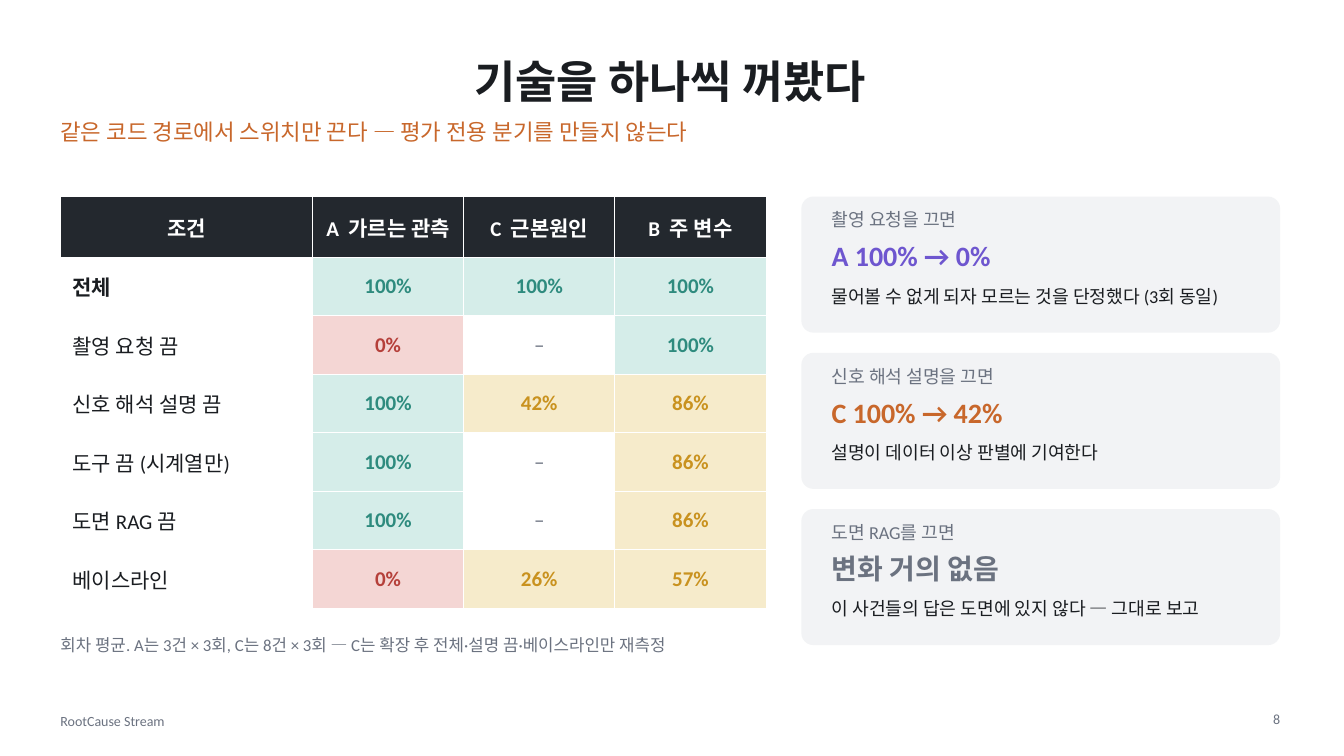
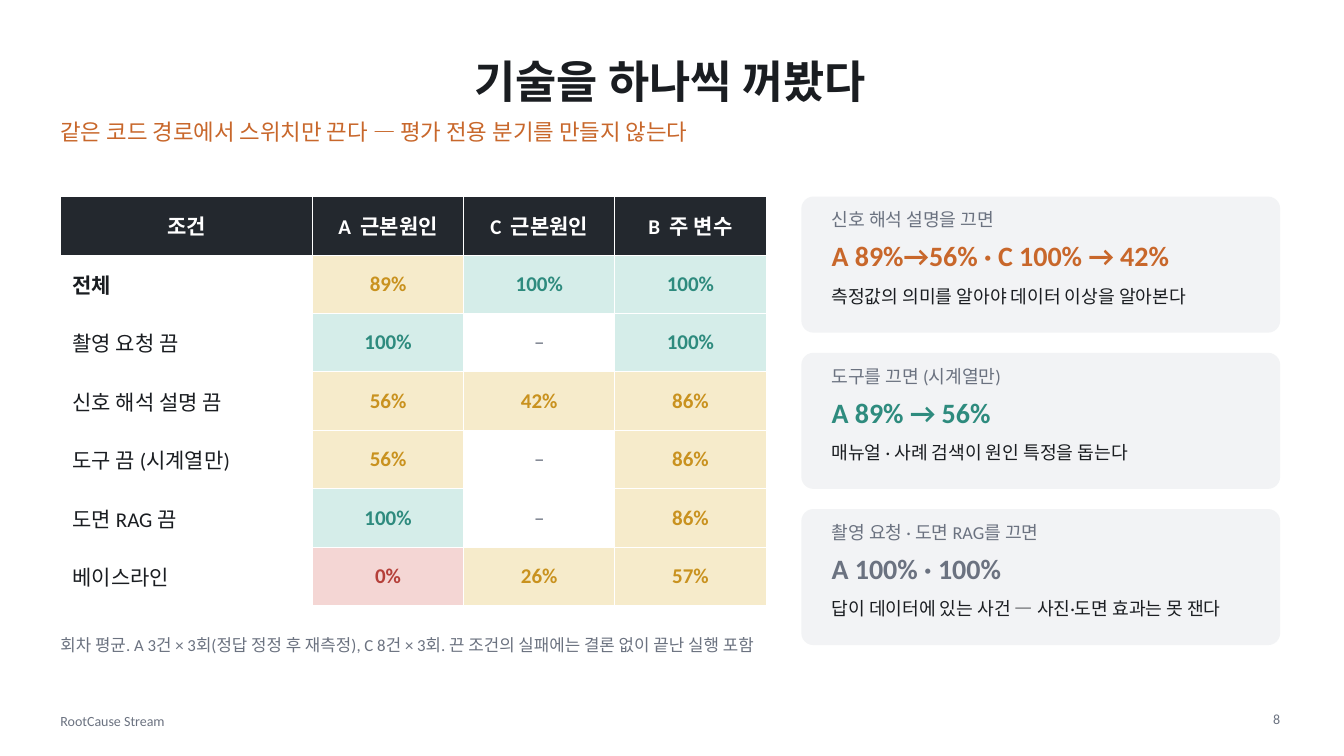
Before and after one commit to dlwogud/rootcause-stream, a slide deck: slide 8 of deck/RootCause_Stream_발표자료.pptx. Drawn at 1344x756 pixels with LibreOffice and Linux fonts; fonts in the diff are those of the drawing. Boxes give left, top, right and bottom in pixels: in the first picture for what was removed or moved away, otherwise in the second. Text is boxed around its words. In the diff, an @@ line names an element or a change of style, - is before the commit and + after.

```diff
--- a/deck/RootCause_Stream_발표자료.pptx
+++ b/deck/RootCause_Stream_발표자료.pptx
@@ table at bbox=[60, 197, 766, 591] @@
-row 1, column 2: A 가르는 관측
+row 1, column 2: A 근본원인
-row 2, column 2: 100%
+row 2, column 2: 89%
-row 3, column 2: 0%
+row 3, column 2: 100%
-row 4, column 2: 100%
+row 4, column 2: 56%
-row 5, column 2: 100%
+row 5, column 2: 56%
@@ fill #D5EDE9 to #F6EBCB in 3 cells @@
@@ fill #F4D6D4 to #D5EDE9 in row 3, column 2 @@
@@ text at bbox=[832, 211, 994, 228]: text changed @@
-촬영 요청을 끄면
+신호 해석 설명을 끄면
@@ text at bbox=[832, 246, 1169, 267]: text changed; text colour #6E56CF to #C8672B @@
-A 100% → 0%
+A 89%→56% · C 100% → 42%
@@ text at bbox=[832, 288, 1186, 305]: text changed @@
-물어볼 수 없게 되자 모르는 것을 단정했다 (3회 동일)
+측정값의 의미를 알아야 데이터 이상을 알아본다
@@ text at bbox=[832, 368, 1001, 385]: text changed @@
-신호 해석 설명을 끄면
+도구를 끄면 (시계열만)
@@ text at bbox=[832, 403, 991, 424]: text changed; text colour #C8672B to #2E8B7E @@
-C 100% → 42%
+A 89% → 56%
@@ text at bbox=[832, 444, 1128, 461]: text changed @@
-설명이 데이터 이상 판별에 기여한다
+매뉴얼 · 사례 검색이 원인 특정을 돕는다
@@ text at bbox=[832, 524, 1038, 541]: text changed @@
-도면 RAG를 끄면
+촬영 요청 · 도면 RAG를 끄면
@@ text at bbox=[832, 559, 1001, 579]: text changed @@
-변화 거의 없음
+A 100% · 100%
@@ text at bbox=[832, 600, 1220, 617]: text changed @@
-이 사건들의 답은 도면에 있지 않다 — 그대로 보고
+답이 데이터에 있는 사건 — 사진·도면 효과는 못 잰다
@@ text at bbox=[60, 637, 754, 653]: text changed @@
-회차 평균. A는 3건 × 3회, C는 8건 × 3회 — C는 확장 후 전체·설명 끔·베이스라인만 재측정
+회차 평균. A 3건 × 3회(정답 정정 후 재측정), C 8건 × 3회. 끈 조건의 실패에는 결론 없이 끝난 실행 포함
```
Also in this commit, not shown: 8 other slides changed, 2 slides added, 1 slide removed, 14 other files.
